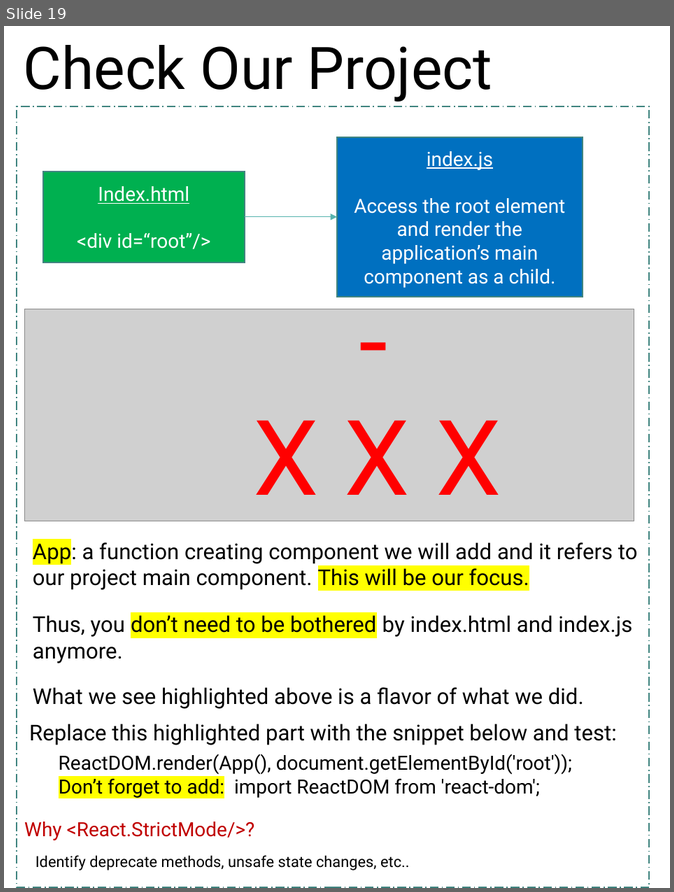
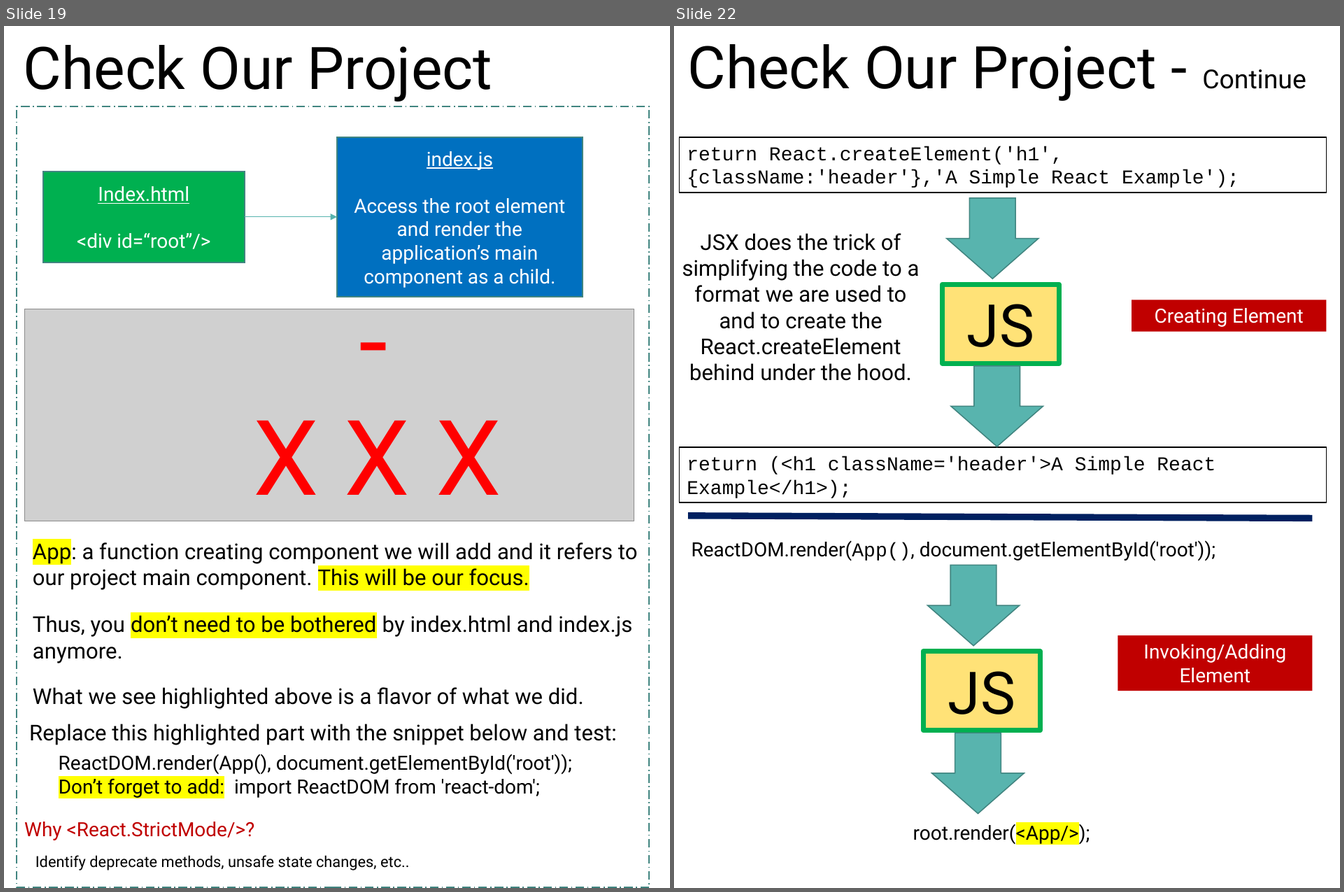
Before and after one commit to scorpion0511/mytracker, a slide deck: doc/React.pptx. Shown side by side, each under a label of ours: slide 19 before the commit, slides 19 and 22 after it; the slides between them are not shown. The pictures are 674x892 and 1344x892 pixels, drawn with LibreOffice and Linux fonts; fonts in the diff are those of the drawing; grey boxes stand for pictures. Boxes give left, top, right and bottom in pixels: in the first picture for what was removed or moved away, otherwise in the second. Text is boxed around its words. In the diff, an @@ line names an element or a change of style, - is before the commit and + after.

```diff
--- a/doc/React.pptx
+++ b/doc/React.pptx
@@ slide 22 added at (674, 26, 1340, 888), background #FFFFFF @@
@@ text added at (688, 44, 1306, 101), 54 pt, text #000000 @@
+Check Our Project - Continue
@@ rectangle added at (680, 137, 1327, 193), outline #000000 1 pt, 18 pt, text #000000 @@
+return React.createElement('h1', {className:'header'},'A Simple React Example');
@@ down arrow added at (947, 198, 1039, 279), fill #58B4AE, outline #418581 1 pt @@
@@ text added at (682, 233, 920, 381), 20 pt, text #000000 @@
+JSX does the trick of simplifying the code to a format we are used to and to create the React.createElement behind under the hood.
@@ rectangle added at (942, 285, 1059, 364), fill #FFE277, outline #00B050 4.5 pt, 54 pt, text #000000 @@
+JSX
@@ rectangle added at (1132, 300, 1326, 332), fill #C00000, 18 pt, text #FFFFFF @@
+Creating Element
@@ down arrow added at (951, 366, 1044, 447), fill #58B4AE, outline #418581 1 pt @@
@@ rectangle added at (680, 447, 1327, 503), outline #000000 1 pt, 18 pt, text #000000 @@
+return (<h1 className='header'>A Simple React Example</h1>);
@@ line added from (688, 516) to (1313, 518), #002060 6 pt @@
@@ text added at (692, 540, 1216, 562), 18 pt, text #000000 @@
+ReactDOM.render(App(), document.getElementById('root'));
@@ down arrow added at (928, 566, 1020, 646), fill #58B4AE, outline #418581 1 pt @@
@@ rectangle added at (923, 652, 1040, 731), fill #FFE277, outline #00B050 4.5 pt, 54 pt, text #000000 @@
+JSX
@@ rectangle added at (1118, 636, 1312, 692), fill #C00000, 18 pt, text #FFFFFF @@
+Invoking/Adding Element
@@ down arrow added at (932, 733, 1024, 814), fill #58B4AE, outline #418581 1 pt @@
@@ text added at (913, 823, 1090, 845), 18 pt, text #000000 @@
+root.render(<App/>);
```
Also in this commit, not shown: 1 slide changed, 4 other slides added, 3 slides removed.
